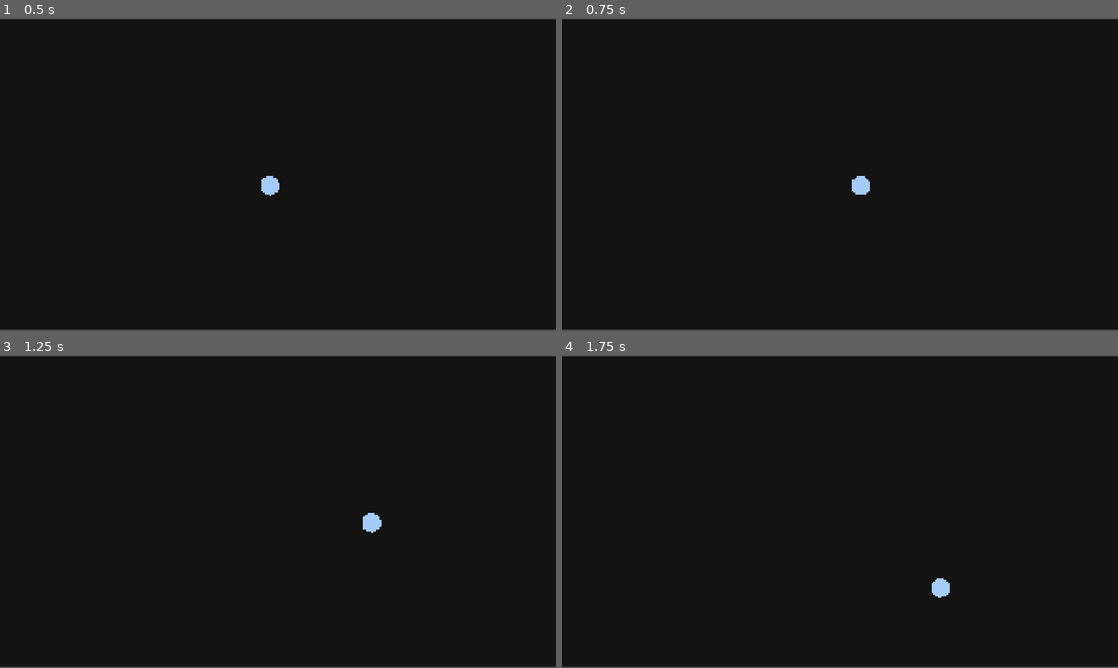
Above: before the commit, frames 1-4 (two rows, left to right).
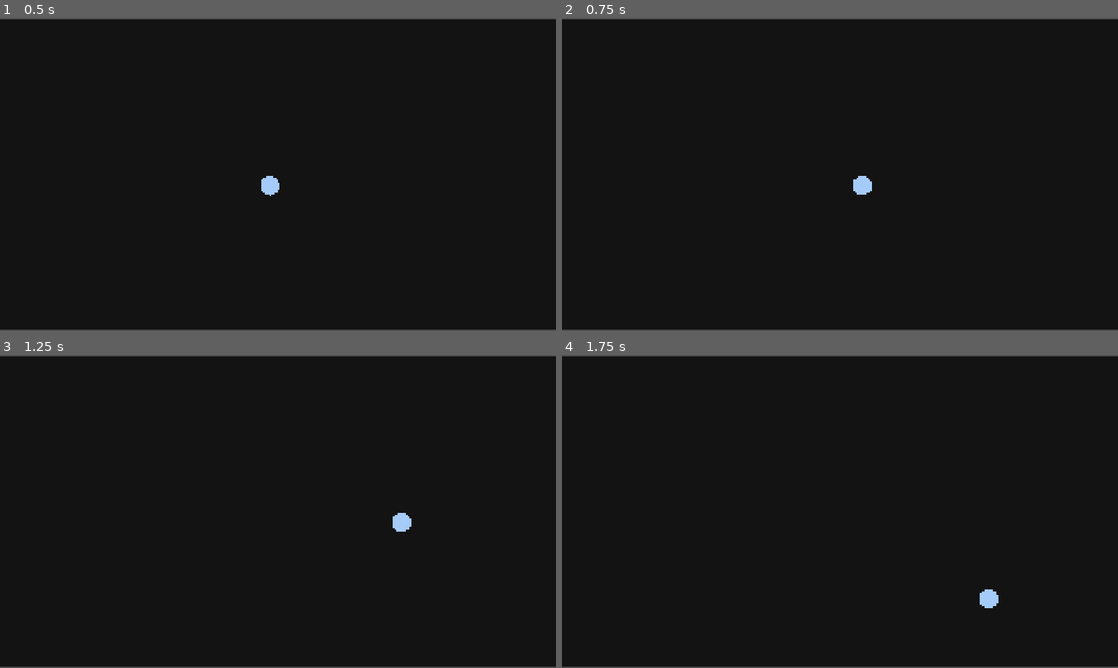
Above: after the commit, the same moments.

Repository: Freezingle/dont-die
Game: Godot game, scene res://scenes/main.tscn
Two runs of this game, one before a commit and one after it. Both use one fixed random seed, a clock stepped at 60 frames per second and the inputs below.
Inputs (mouse positions are in pixels of both pictures, inside the frame that each line leads up to):
- Up to frame 1 (0.5 s): no input
- Up to frame 2 (0.75 s): tap Enter at 0.5 s; move the mouse to (962, 158) at 0.52 s; press the mouse at (962, 158) at 0.53 s; hold D (move_right) from 0.53 s (still down)
- Up to frame 3 (1.25 s): keep holding D (move_right)
- Up to frame 4 (1.75 s): move the mouse to (728, 527) at 1.27 s; release D (move_right) at 1.28 s; release the mouse at (728, 527) at 1.28 s; hold S (move_down) from 1.28 s (still down); click (728, 527) at 1.35 s

Frame 1 is identical in both runs. In frame 2, less than 0.1% of the frame differs, in the area x 52-56%, y 50-57%; in frame 3, 0.3%, in the area x 65-74%, y 50-57%; in frame 4, 0.3%.

Commit message:
feat: add acceleration and friction to player movement

Diff:
--- a/project.godot
+++ b/project.godot
@@ -48,3 +48,8 @@
 , Object(InputEventKey,"resource_local_to_scene":false,"resource_name":"","device":-1,"window_id":0,"alt_pressed":false …(186 unchanged characters)…
 ]
 }
+touch={
+"deadzone": 0.2,
+"events": [Object(InputEventMouseButton,"resource_local_to_scene":false,"resource_name":"","device":-1,"window_id":0,"alt_pressed":false,"shift_pressed":false,"ctrl_pressed":false,"meta_pressed":false,"button_mask":1,"position":Vector2(300, 13),"global_position":Vector2(309, 61),"factor":1.0,"button_index":1,"canceled":false,"pressed":true,"double_click":false,"script":null)
+, null]
+}
--- a/scripts/player.gd
+++ b/scripts/player.gd
@@ -1,14 +1,51 @@
 extends CharacterBody2D
+#TODO: MAKE MOVEMENT MORE SNAPPY AND QUICK
+#TODO: MAKE USER STOP MOVING WHEN IT TOUCHES BORDER
+@export var max_speed :=700.0
+@export var acceleration := 6000.0
+@export var friction := 2000.0
 
-@export var move_speed :=500.0
+#for mobile devices
+var touch_target := Vector2.ZERO
+var using_touch := false
+
+func _ready():
+	touch_target = global_position
 
 func _physics_process(delta):
+	handle_touch_input()
+	handle_keyboard_input(delta)
+	clamp_to_screen()
+	move_and_slide()
+
+func handle_keyboard_input(delta):
 	var input_vector = Vector2.ZERO
 	input_vector.x = Input.get_action_strength("move_right") - Input.get_action_strength("move_left")
 	input_vector.y = Input.get_action_strength("move_down") - Input.get_action_strength("move_up")
-
 	#to prevent diagonal movement speedupsd
 	input_vector = input_vector.normalized()
 
-	velocity = input_vector * move_speed
-	move_and_slide()
+	if input_vector!= Vector2.ZERO:
+		velocity = velocity.move_toward(input_vector * max_speed, acceleration * delta)
+	#touch movement
+	elif using_touch:
+		var direction = global_position.direction_to(touch_target)
+		if global_position.distance_to(touch_target) >10:
+			velocity = velocity.move_toward(direction* max_speed, acceleration * delta)
+		else:
+			velocity = velocity.move_toward(Vector2.ZERO, friction* delta)
+	else:
+		velocity = velocity.move_toward(Vector2.ZERO, friction* delta)
+
+func handle_touch_input():
+	if Input.is_action_pressed("touch"):
+		using_touch = true
+		touch_target = get_global_mouse_position()
+	elif Input.is_action_just_released("touch"):
+		using_touch = false
+
+func clamp_to_screen():
+	var screen_size = get_viewport_rect().size
+
+	global_position.x = clamp (global_position.x, 0, screen_size.x)
+	global_position.y = clamp(global_position.y, 0, screen_size.y)
